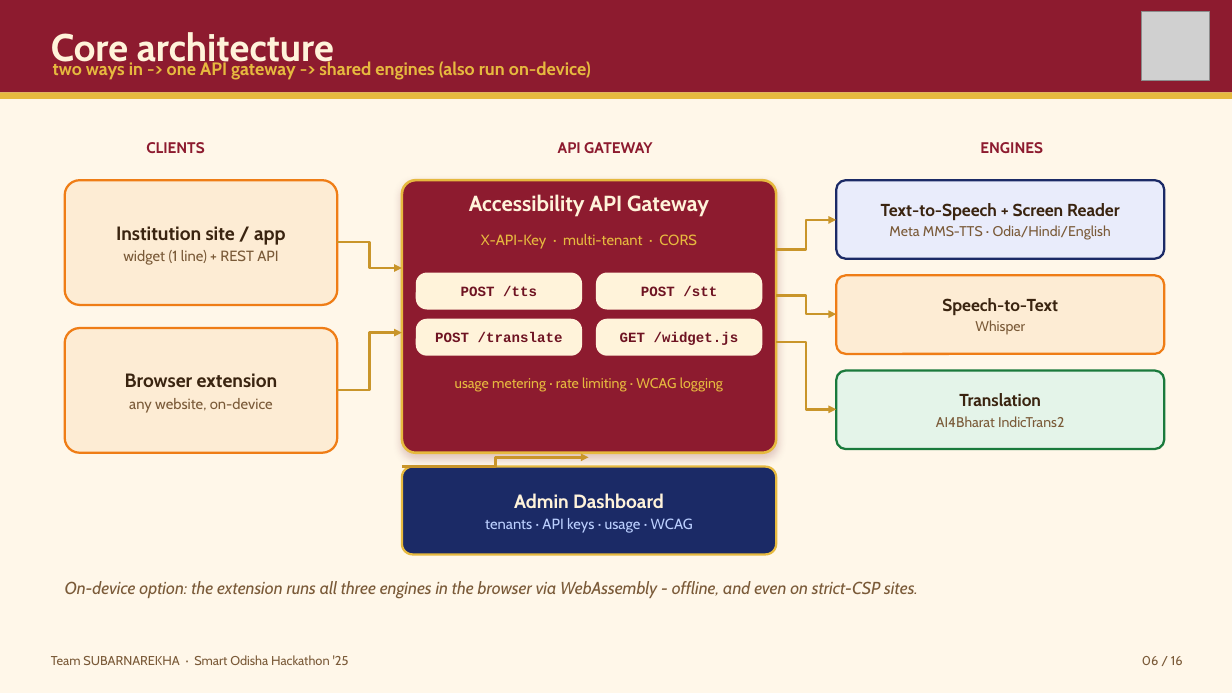
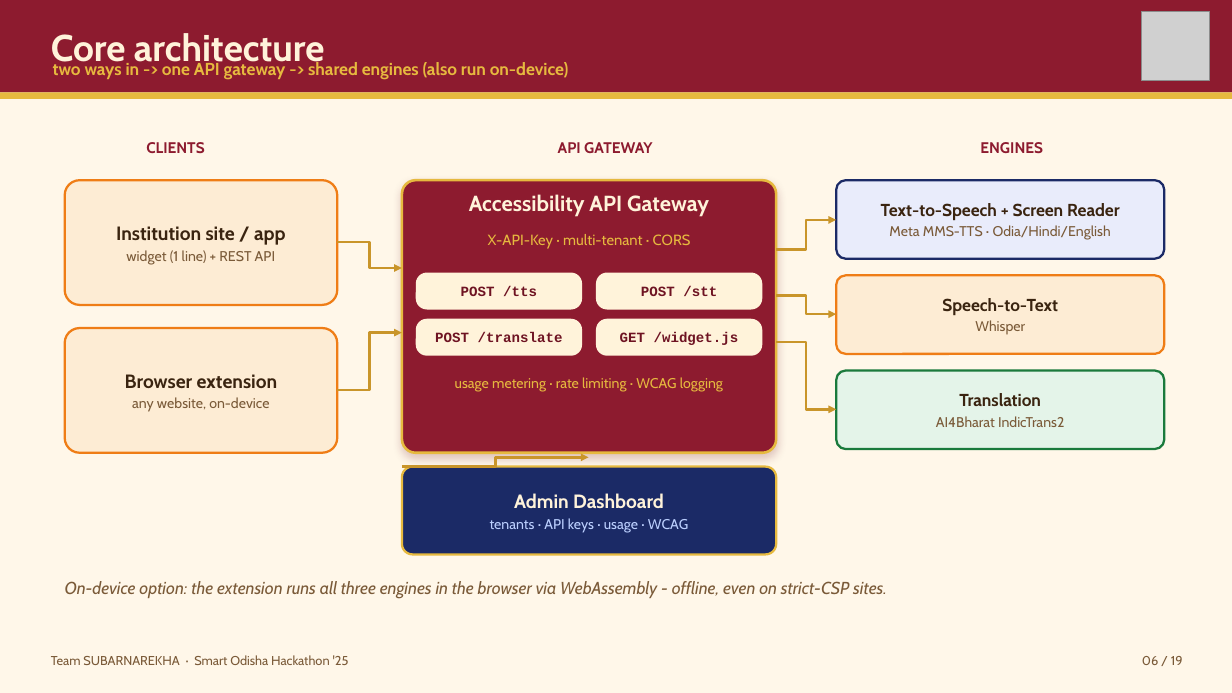
Before and after one commit to flashmindbox/AaaS, a slide deck: slide 6 of pitch/AaaS-Pitch.pptx. Drawn at 1232x693 pixels with LibreOffice and Linux fonts; fonts in the diff are those of the drawing; grey boxes stand for pictures. Boxes give left, top, right and bottom in pixels: in the first picture for what was removed or moved away, otherwise in the second. Text is boxed around its words. In the diff, an @@ line names an element or a change of style, - is before the commit and + after.

```diff
--- a/pitch/AaaS-Pitch.pptx
+++ b/pitch/AaaS-Pitch.pptx
@@ text "Core architecture" at [51,33,325,69]: size 30 to 29 pt @@
@@ text "two ways in -> one ..." at [53,61,569,80]: size 14 to 13.5 pt @@
@@ text "X-API-Key · multi-tenant · CORS" rewrapped from [481,234,697,249] to [488,234,691,249] @@
@@ text at [126,250,275,264]: size 11.5 to 11 pt in "widget (1 line) + REST API" @@
@@ text at [132,397,269,412]: size 11.5 to 11 pt in "any website, on-device" @@
@@ text at [490,518,688,532]: size 11.5 to 11 pt in "tenants · API keys · usage · ..." @@
@@ text at [65,581,887,599]: text changed @@
-On-device option: the extension runs all three engines in the browser via WebAssembly - offline, and even on strict-CSP sites.
+On-device option: the extension runs all three engines in the browser via WebAssembly - offline, even on strict-CSP sites.
@@ text at [1142,656,1183,665]: text changed @@
-06 / 16
+06 / 19
```
Also in this commit, not shown: 15 other slides changed, 3 slides added, 29 other files.
